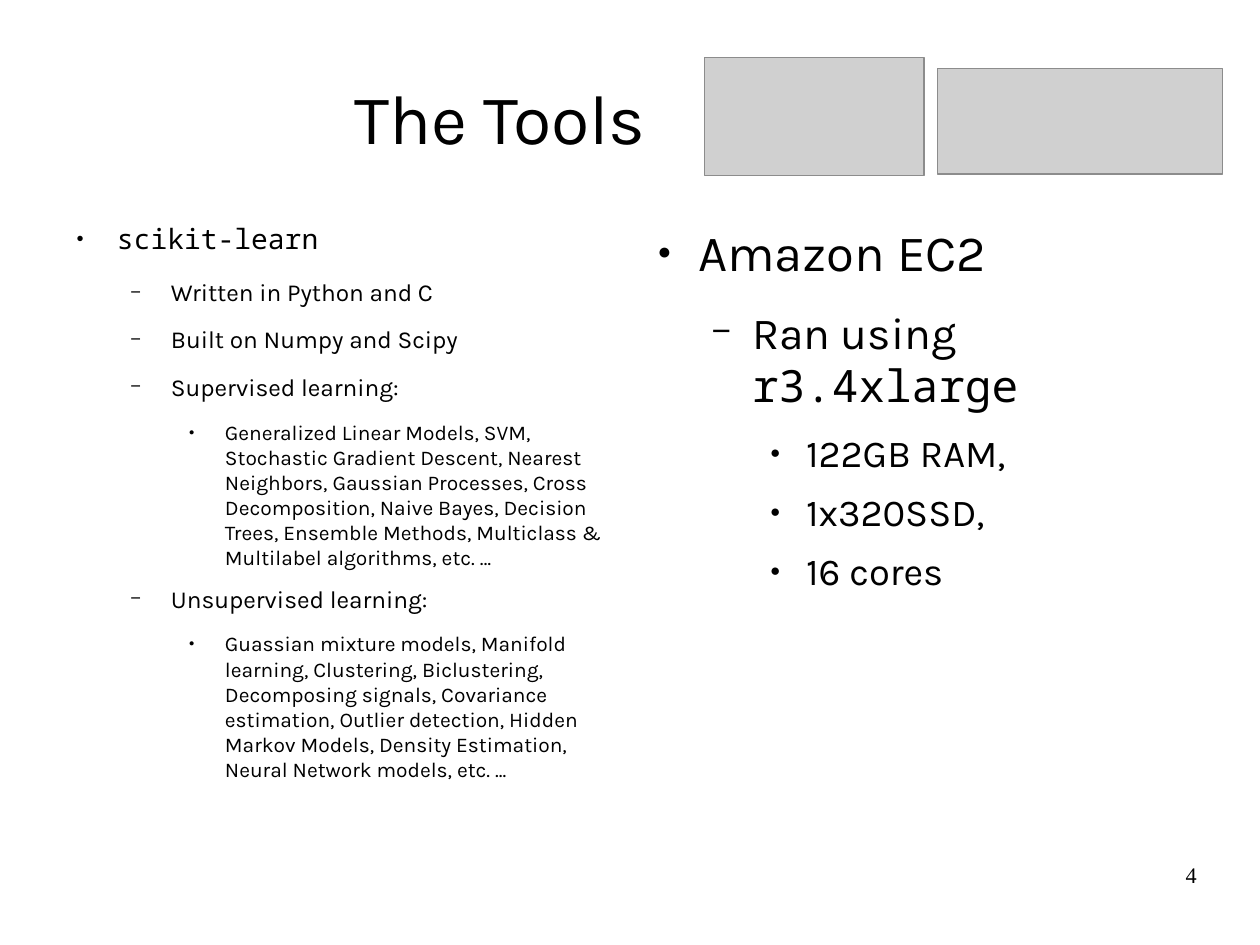
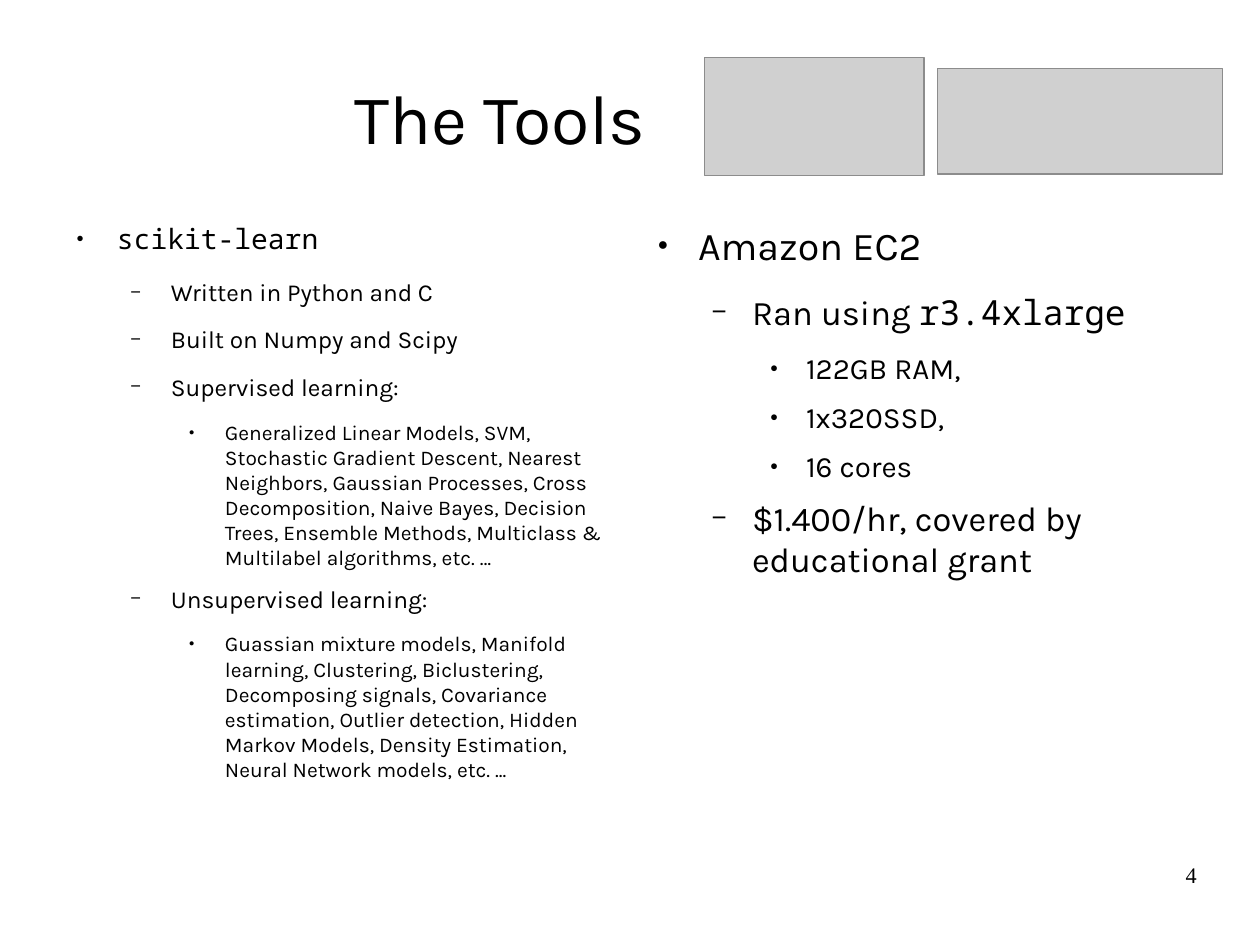
Before and after one commit to jrouly/stackmining, a slide deck: slide 4 of presentation/rouly_wells_presentation.odp. Drawn at 1260x945 pixels with LibreOffice and Linux fonts; fonts in the diff are those of the drawing; grey boxes stand for pictures; background and template pictures are left out. Boxes give left, top, right and bottom in pixels: in the first picture for what was removed or moved away, otherwise in the second. Text is boxed around its words. In the diff, an @@ line names an element or a change of style, - is before the commit and + after.

```diff
--- a/presentation/rouly_wells_presentation.odp
+++ b/presentation/rouly_wells_presentation.odp
@@ text at (698,235,1126,478): size 32 to 24.8 pt in "Amazon EC2"; size 28 to 21.7 pt in "Ran using r3.4xlarge"; size 24 to 18.6 pt in "122GB RAM,", "1x320SSD,", "16 cores" @@
@@ text at (752,505,1081,581): paragraph added @@
+  − $1.400/hr, covered by educational grant
```
Also in this commit, not shown: 2 other slides changed, 1 slide added, 1 slide removed.
